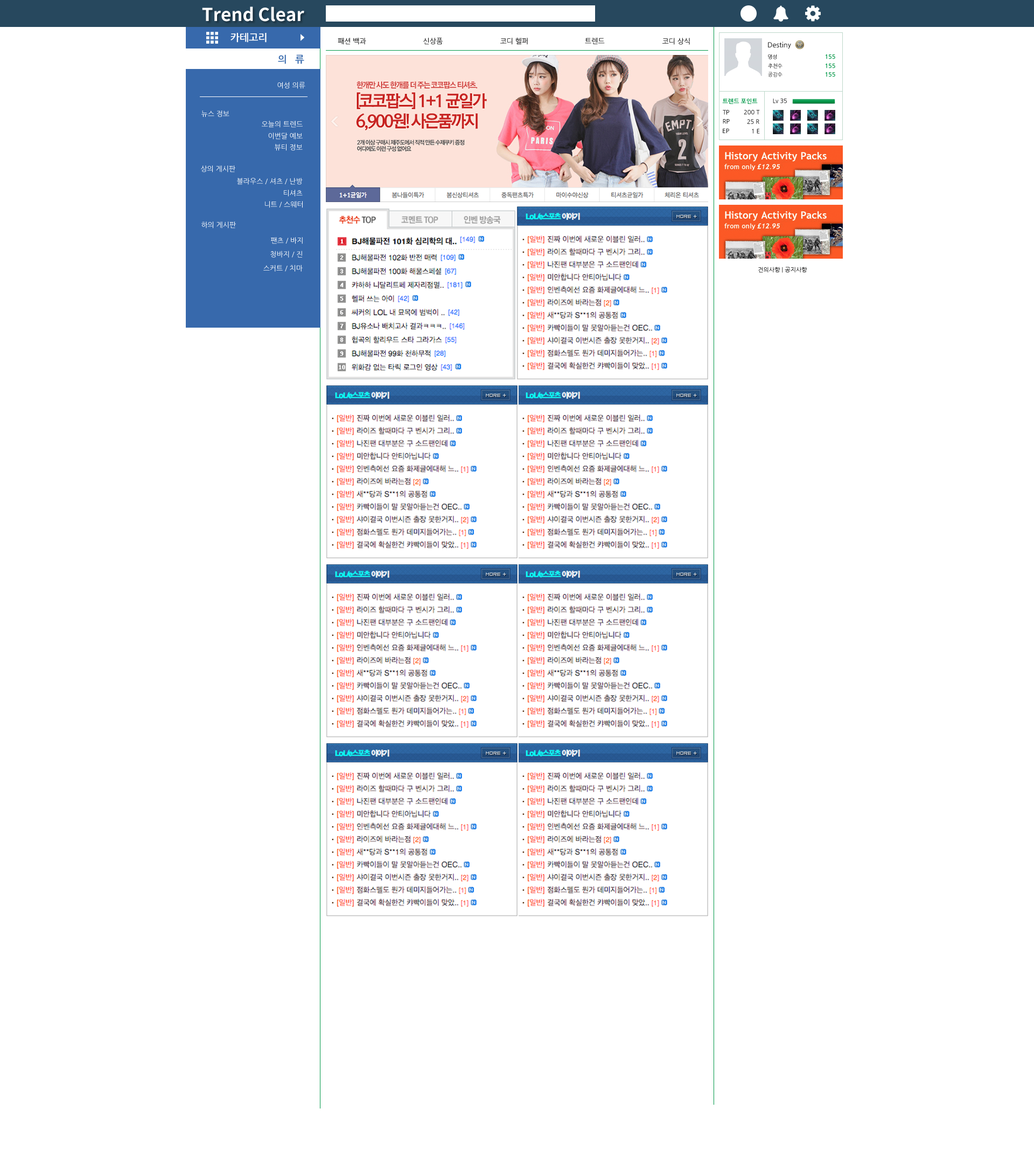
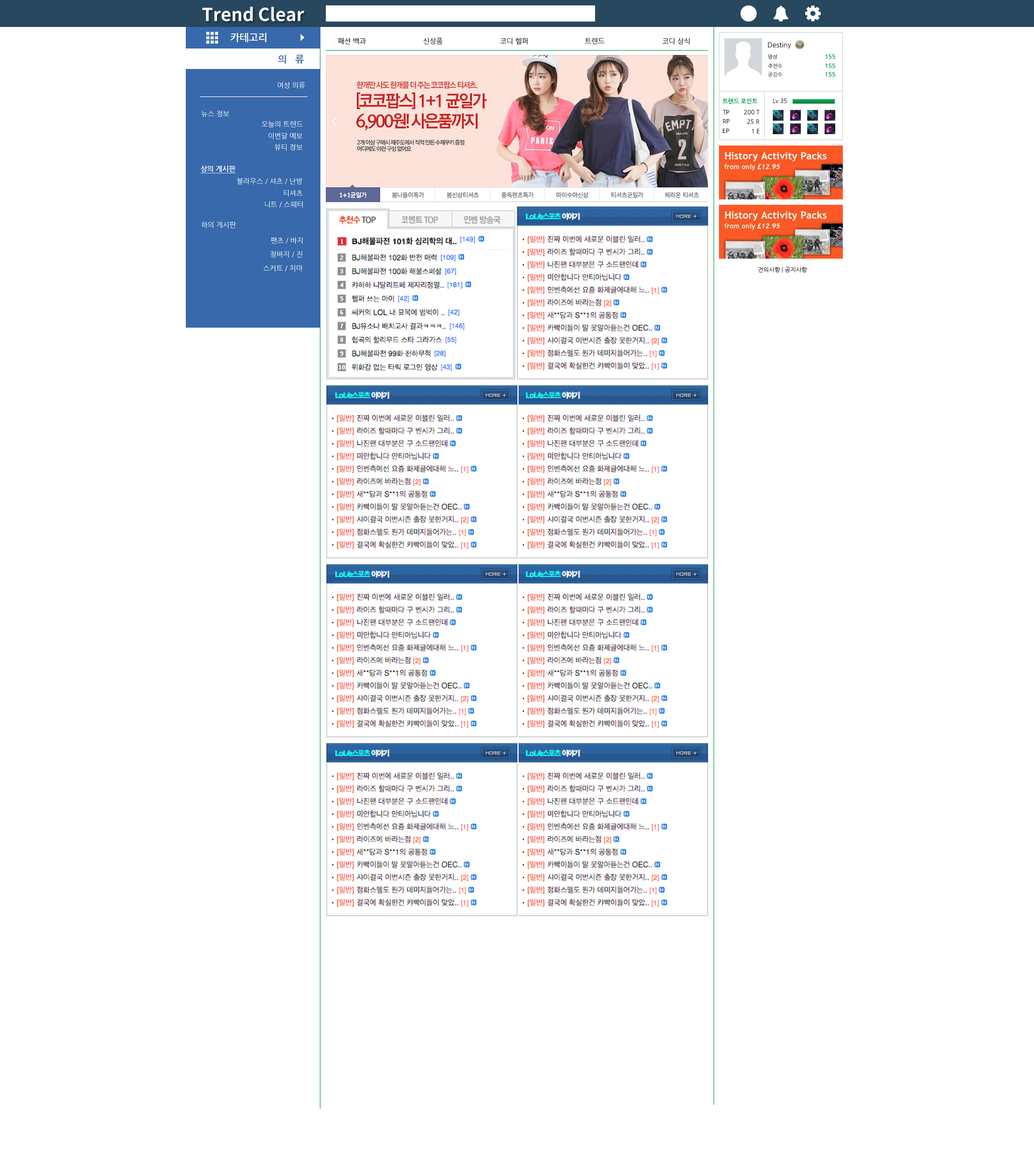
Comparing the layer stacks of the two 1034x1164 images. Changes:
painted on "카테고리 레이아웃" over [left=200, top=165, right=236, bottom=174]
